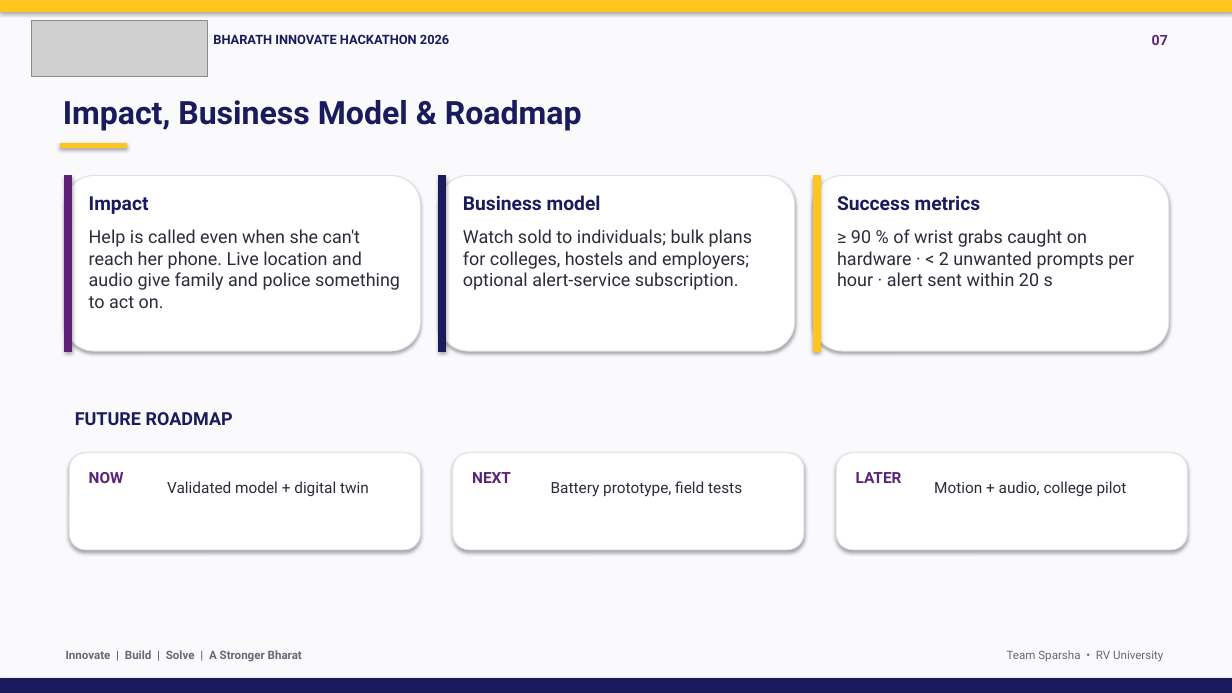
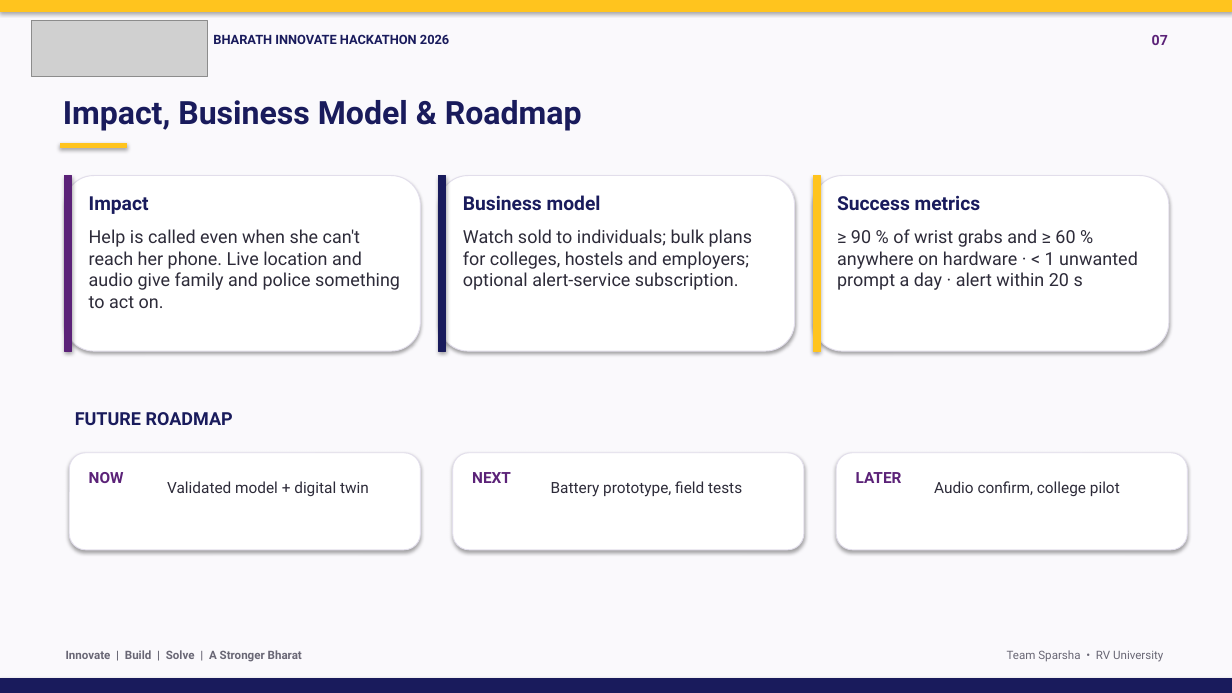
Before and after one commit to Bhajanth13/SparshaGuard, a slide deck: slide 7 of docs/SparshaGuard_BIH2026.pptx. Drawn at 1232x693 pixels with LibreOffice and Linux fonts; fonts in the diff are those of the drawing; grey boxes stand for pictures. Boxes give left, top, right and bottom in pixels: in the first picture for what was removed or moved away, otherwise in the second. Text is boxed around its words. In the diff, an @@ line names an element or a change of style, - is before the commit and + after.

Commit message:
BIH 2026 deck: static-charge fusion, published values, new results and live site
Solution and architecture now include the static channel and accelerometer; prototype slide
shows a shoulder grab caught through the static channel (71 % of grabs over 7 body places,
1 unwanted prompt in 9 h); risks updated to unmeasured body voltages; links to the live site.

```diff
--- a/docs/SparshaGuard_BIH2026.pptx
+++ b/docs/SparshaGuard_BIH2026.pptx
@@ text at <box>837,229,1138,290</box>: text changed @@
-≥ 90 % of wrist grabs caught on hardware · < 2 unwanted prompts per hour · alert sent within 20 s
+≥ 90 % of wrist grabs and ≥ 60 % anywhere on hardware · < 1 unwanted prompt a day · alert within 20 s
@@ text at <box>934,481,1120,496</box>: text changed @@
-Motion + audio, college pilot
+Audio confirm, college pilot
```
Also in this commit, not shown: 6 other slides changed.
